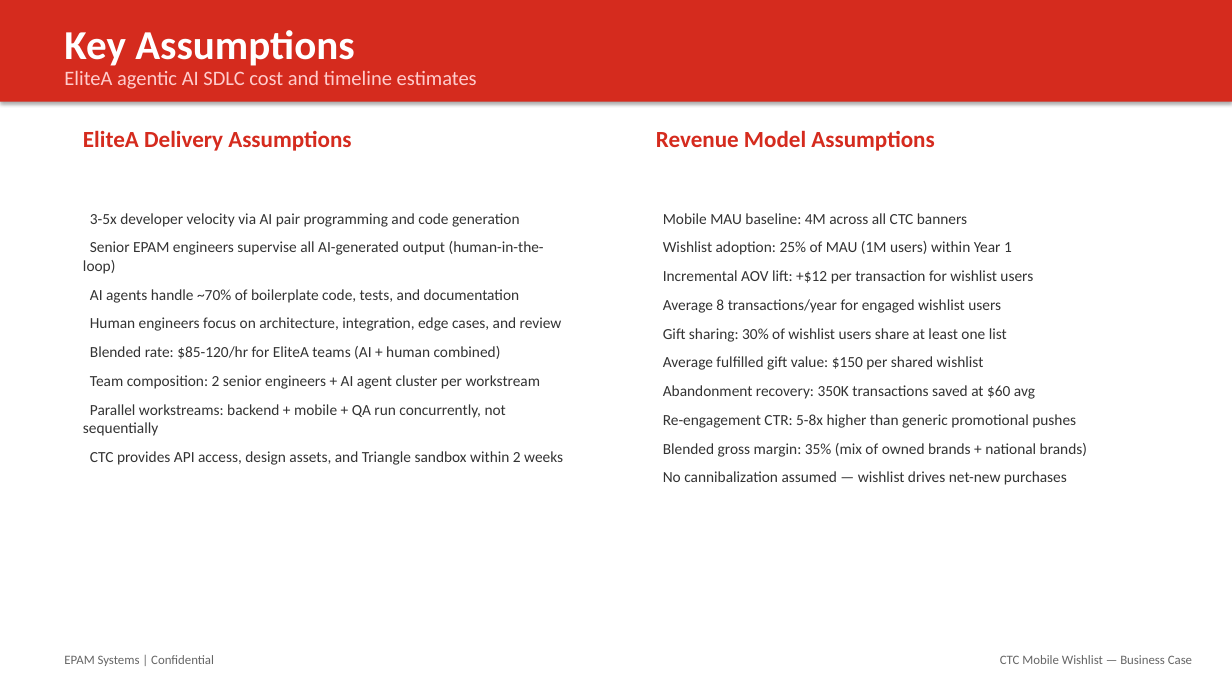
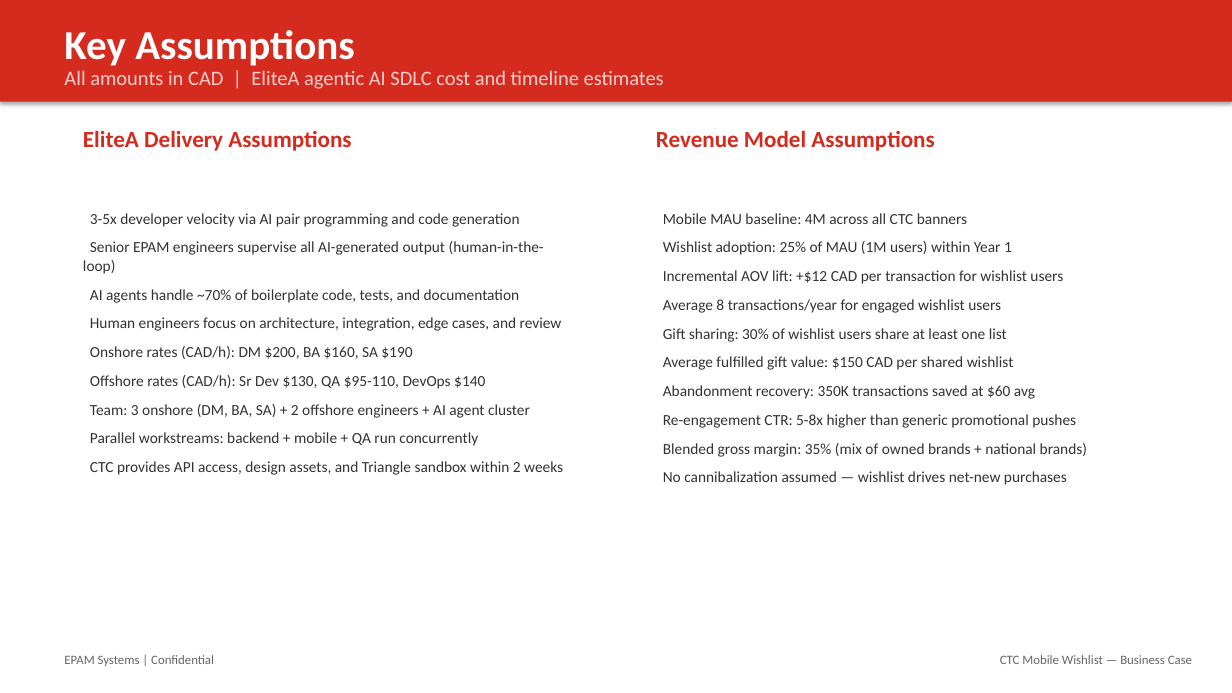
Before and after one commit to ksyed0/CTC-Mobile-Wishlist, a slide deck: slide 13 of docs/CTC_Mobile_Wishlist_Business_Case.pptx. Drawn at 1232x693 pixels with LibreOffice and Linux fonts; fonts in the diff are those of the drawing. Boxes give left, top, right and bottom in pixels: in the first picture for what was removed or moved away, otherwise in the second. Text is boxed around its words. In the diff, an @@ line names an element or a change of style, - is before the commit and + after.

```diff
--- a/docs/CTC_Mobile_Wishlist_Business_Case.pptx
+++ b/docs/CTC_Mobile_Wishlist_Business_Case.pptx
@@ text at box(64, 70, 664, 89): text changed @@
-EliteA agentic AI SDLC cost and timeline estimates
+All amounts in CAD | EliteA agentic AI SDLC cost and timeline estimates
@@ text at box(663, 270, 1063, 284): text changed @@
-Incremental AOV lift: +$12 per transaction for wishlist users
+Incremental AOV lift: +$12 CAD per transaction for wishlist users
@@ text at box(90, 346, 530, 446): text changed @@
-Blended rate: $85-120/hr for EliteA teams (AI + human combined)
-Team composition: 2 senior engineers + AI agent cluster per workstream
-Parallel workstreams: backend + mobile + QA run concurrently, not sequentially
+Onshore rates (CAD/h): DM $200, BA $160, SA $190
+Offshore rates (CAD/h): Sr Dev $130, QA $95-110, DevOps $140
+Team: 3 onshore (DM, BA, SA) + 2 offshore engineers + AI agent cluster
+Parallel workstreams: backend + mobile + QA run concurrently
@@ text at box(663, 356, 1014, 370): text changed @@
-Average fulfilled gift value: $150 per shared wishlist
+Average fulfilled gift value: $150 CAD per shared wishlist
```
Also in this commit, not shown: 4 other slides changed, 3 other files.
